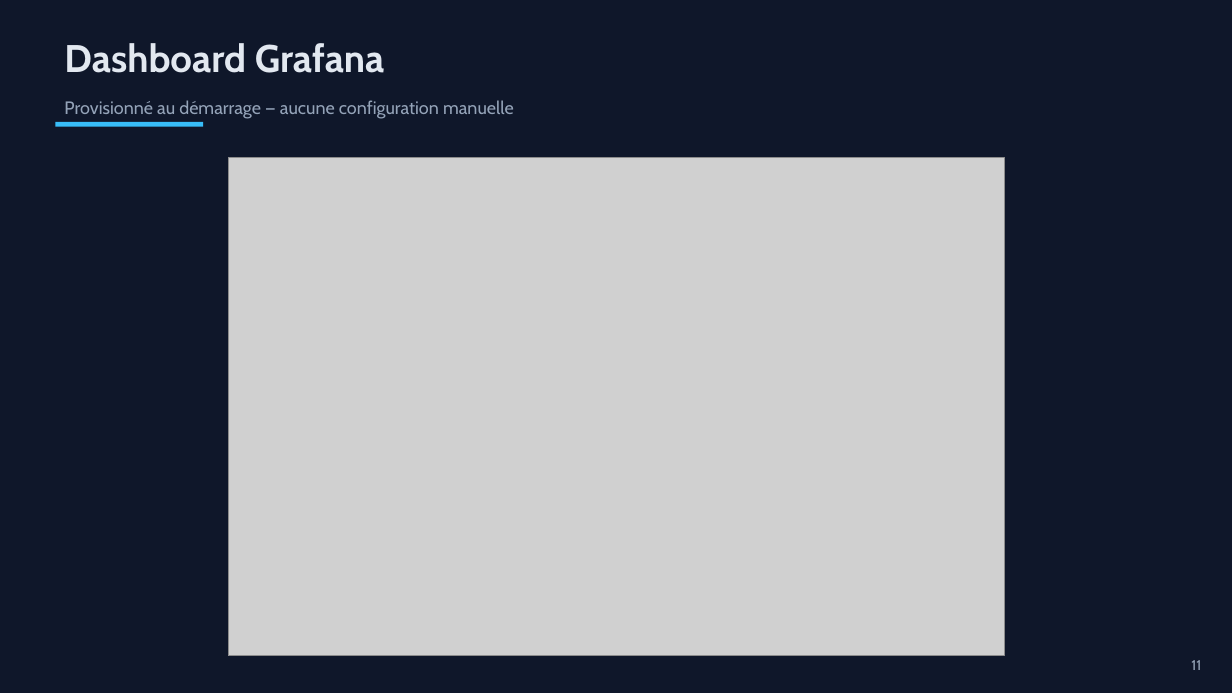
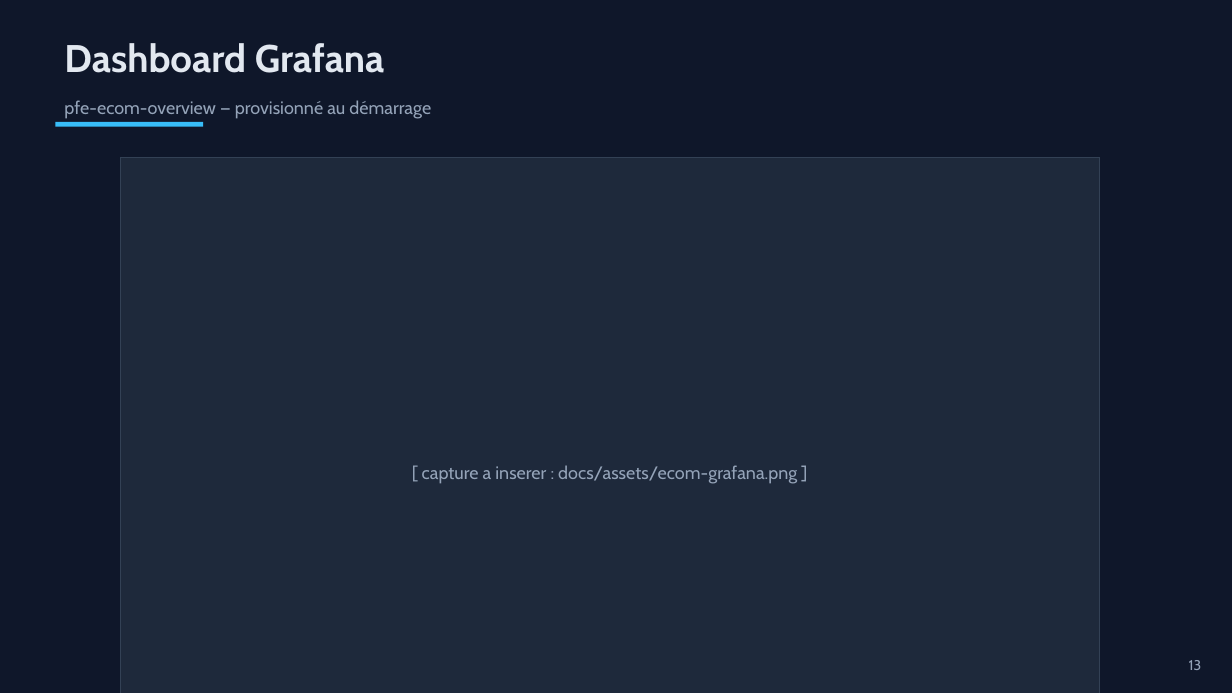
Before and after one commit to Chouaib-Raichy/PFE, a slide deck: slide 14 of soutenance/soutenance.pptx (slide 12 before the commit). Drawn at 1232x693 pixels with LibreOffice and Linux fonts; fonts in the diff are those of the drawing; grey boxes stand for pictures. Boxes give left, top, right and bottom in pixels: in the first picture for what was removed or moved away, otherwise in the second. Text is boxed around its words. In the diff, an @@ line names an element or a change of style, - is before the commit and + after.

```diff
--- a/soutenance/soutenance.pptx
+++ b/soutenance/soutenance.pptx
@@ text at <box>64,100,431,119</box>: text changed @@
-Provisionné au démarrage — aucune configuration manuelle
+pfe-ecom-overview — provisionné au démarrage
@@ rectangle added at <box>120,157,1100,693</box>, fill #1E293B, outline #334155 0.75 pt, 14 pt, text #94A3B8 @@
+[ capture a inserer : docs/assets/ecom-grafana.png ]
@@ picture removed at <box>228,157,1005,656</box> @@
@@ text at <box>1189,660,1202,670</box>: text changed @@
-11
+13
```
Also in this commit, not shown: 6 other slides changed, 11 slides added, 9 slides removed, 4 other files.
